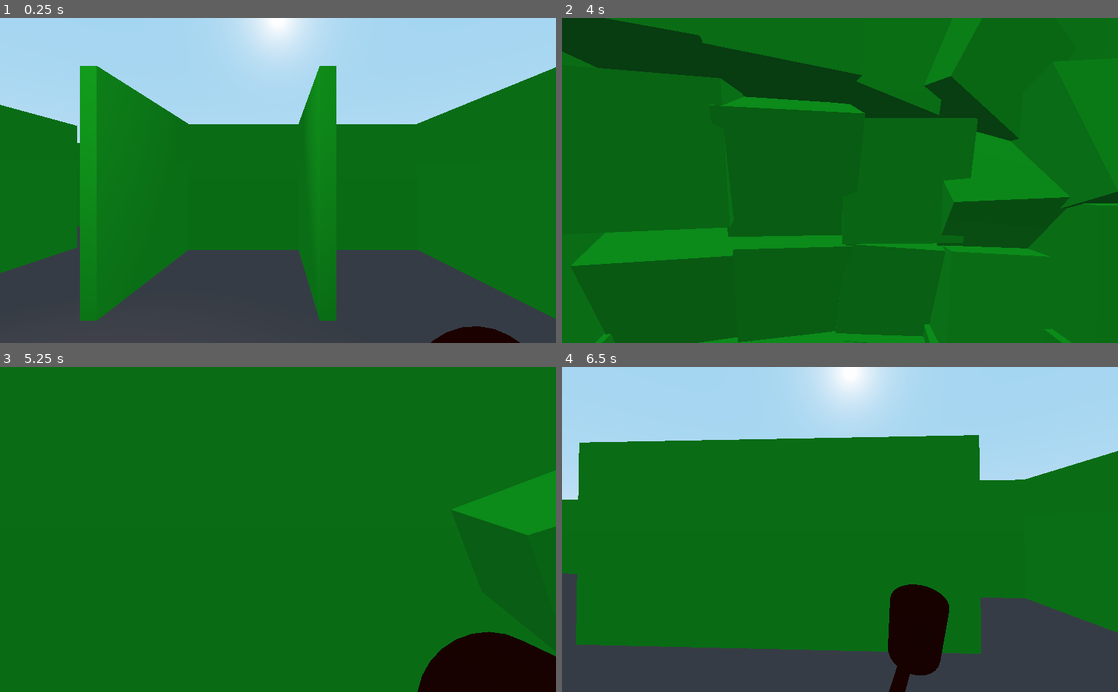
Above: before the commit, frames 1-4 (two rows, left to right).
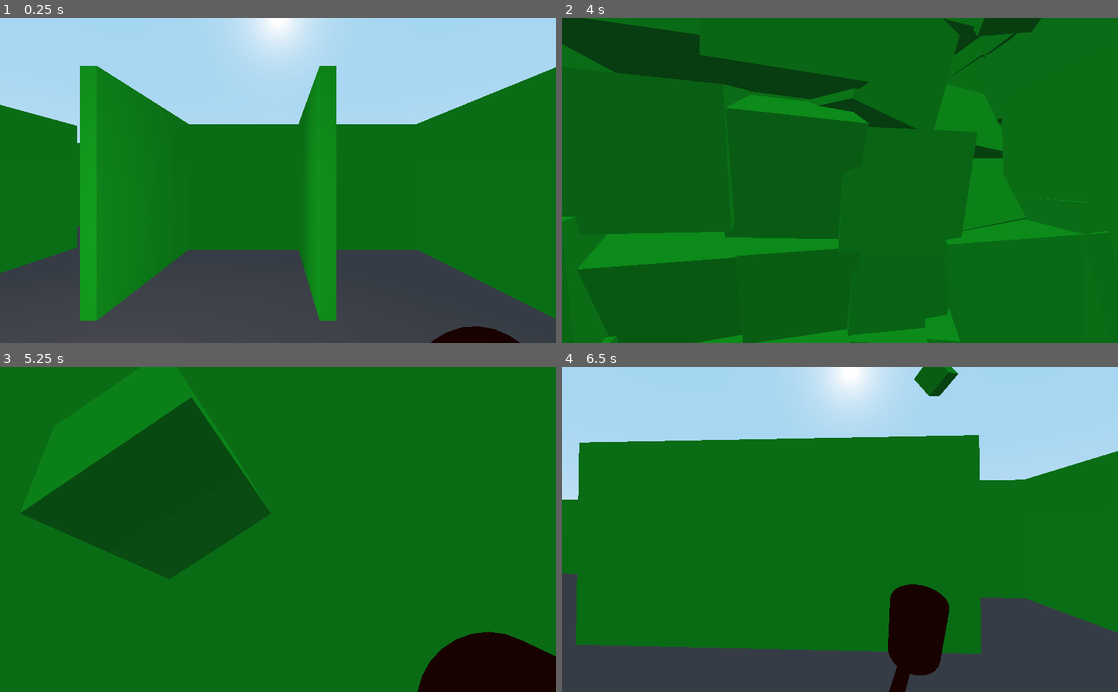
Above: after the commit, the same moments.

Repository: Gedas-S/what-minotaur
Game: Godot game, scene res://Maze.tscn
Two runs of this game, one before a commit and one after it. Both use one fixed random seed, a clock stepped at 60 frames per second and the inputs below.
Inputs (mouse positions are in pixels of both pictures, inside the frame that each line leads up to):
- Up to frame 1 (0.25 s): no input
- Up to frame 2 (4 s): tap Enter at 0.5 s; move the mouse to (867, 180) at 0.52 s; hold W from 0.53 s (still down); tap Shift every 0.75 s from 0.6 to 3.6 s; click (867, 180) at 0.67 s; tap Space at 0.77, 1.52, 2.75, 3.02, 3.77 s; move the mouse to (812, 180) at 1.27 s; move the mouse to (851, 174) at 2.02 s; move the mouse to (834, 187) at 2.77 s; click (834, 187) at 2.92 s; move the mouse to (878, 183) at 3.52 s
- Up to frame 3 (5.25 s): keep holding W; move the mouse to (233, 526) at 4.27 s; tap Shift at 4.35, 5.1 s; tap Space at 4.52 s; move the mouse to (283, 529) at 5.02 s; click (283, 529) at 5.17 s
- Up to frame 4 (6.5 s): move the mouse to (817, 523) at 5.77 s; release W at 5.78 s; hold D from 5.78 s (still down); tap Shift at 5.85 s; tap Space at 6.02 s

The runs differ from the first frame. In frame 1, 1.6% of the frame differs, in the area x 14-61%, y 63-94%; in frame 2, 12%; in frame 3, 15%, in the area x 3-100%, y 9-66%; in frame 4, 0.5%.

Commit message:
rolling segment

Diff:
--- a/Maze.tscn
+++ b/Maze.tscn
@@ -67,6 +67,7 @@
 size = Vector3( 100, 2, 100 )
 
 [node name="Maze" type="Spatial"]
+transform = Transform( 1, 0, 0, 0, 1, 0, 0, 0, 1, 0.0491059, 0, -0.0312815 )
 script = ExtResource( 1 )
 WallSegment = ExtResource( 2 )
 BreakableWall = ExtResource( 3 )
@@ -120,4 +121,4 @@
 material/0 = null
 
 [node name="Worm" parent="." instance=ExtResource( 5 )]
-transform = Transform( 1, 0, 0, 0, 1, 0, 0, 0, 1, -2.59957, 2.4033, 0 )
+transform = Transform( 1, 0, 0, 0, 1, 0, 0, 0, 1, -2.59957, 0.160631, 0 )
--- a/mobs/Segment.gd
+++ b/mobs/Segment.gd
@@ -3,9 +3,9 @@
 var follow_distance : float = 0
 
 func _ready():
-	self.follow_distance = self.get_node("CollisionShape").shape.radius + self.get_node("../CollisionShape").shape.radius
+	self.follow_distance = self.get_node("CollisionShape").shape.radius + self.get_node("../Worm/CollisionShape").shape.radius
 
 func _process(delta):
-	var direction : Vector3 = self.get_parent().global_transform.origin - self.global_transform.origin
-	var vector = direction * (direction.length() - self.follow_distance)
+	var direction : Vector3 = self.get_parent().get_node("Worm").global_transform.origin - self.global_transform.origin
+	var vector = direction * 5
 	self.add_central_force(vector)
--- a/mobs/Worm.tscn
+++ b/mobs/Worm.tscn
@@ -2,9 +2,6 @@
 
 [ext_resource path="res://mobs/Worm.gd" type="Script" id=1]
 [ext_resource path="res://mobs/Segment.gd" type="Script" id=2]
-
-[sub_resource type="SphereShape" id=1]
-radius = 0.4
 
 [sub_resource type="Gradient" id=2]
 offsets = PoolRealArray( 0, 0.280899, 0.505076, 0.739848, 1 )
@@ -15,57 +12,6 @@
 
 [sub_resource type="SpatialMaterial" id=4]
 albedo_texture = SubResource( 3 )
-
-[sub_resource type="SphereMesh" id=5]
-material = SubResource( 4 )
-flip_faces = true
-radius = 0.4
-height = 0.65
-
-[sub_resource type="SphereShape" id=6]
-radius = 0.3
-
-[sub_resource type="SphereMesh" id=7]
-material = SubResource( 4 )
-flip_faces = true
-radius = 0.3
-height = 0.5
-
-[sub_resource type="SphereShape" id=8]
-radius = 0.25
-
-[sub_resource type="SphereMesh" id=9]
-material = SubResource( 4 )
-flip_faces = true
-radius = 0.25
-height = 0.4
-
-[sub_resource type="SphereShape" id=10]
-radius = 0.18
-
-[sub_resource type="SphereMesh" id=11]
-material = SubResource( 4 )
-flip_faces = true
-radius = 0.18
-height = 0.3
-
-[sub_resource type="SphereShape" id=12]
-radius = 0.14
-
-[sub_resource type="SphereMesh" id=13]
-material = SubResource( 4 )
-flip_faces = true
-radius = 0.14
-height = 0.25
-
-[sub_resource type="SphereShape" id=14]
-radius = 0.1
-
-[sub_resource type="SphereMesh" id=15]
-material = SubResource( 4 )
-flip_faces = true
-radius = 0.1
-height = 0.2
 
 [sub_resource type="SphereMesh" id=16]
 material = SubResource( 4 )
@@ -95,15 +41,87 @@
 [sub_resource type="SphereShape" id=21]
 radius = 0.7
 
-[node name="Worm" type="KinematicBody"]
+[sub_resource type="SphereShape" id=1]
+radius = 0.4
+
+[sub_resource type="SphereMesh" id=5]
+material = SubResource( 4 )
+flip_faces = true
+radius = 0.4
+height = 0.65
+
+[sub_resource type="SphereShape" id=22]
+radius = 0.3
+
+[sub_resource type="SphereMesh" id=23]
+material = SubResource( 4 )
+flip_faces = true
+radius = 0.3
+height = 0.5
+
+[sub_resource type="SphereShape" id=24]
+radius = 0.25
+
+[sub_resource type="SphereMesh" id=25]
+material = SubResource( 4 )
+flip_faces = true
+radius = 0.25
+height = 0.4
+
+[sub_resource type="SphereShape" id=26]
+radius = 0.18
+
+[sub_resource type="SphereMesh" id=27]
+material = SubResource( 4 )
+flip_faces = true
+radius = 0.18
+height = 0.3
+
+[sub_resource type="SphereShape" id=12]
+radius = 0.14
+
+[sub_resource type="SphereMesh" id=13]
+material = SubResource( 4 )
+flip_faces = true
+radius = 0.14
+height = 0.25
+
+[sub_resource type="SphereShape" id=14]
+radius = 0.1
+
+[sub_resource type="SphereMesh" id=15]
+material = SubResource( 4 )
+flip_faces = true
+radius = 0.1
+height = 0.2
+
+[node name="Worm" type="Spatial"]
+
+[node name="Worm" type="KinematicBody" parent="."]
 collision_layer = 1024
 collision_mask = 1027
 script = ExtResource( 1 )
 
-[node name="Segment" type="KinematicBody" parent="."]
-transform = Transform( 1, 0, 0, 0, 1, 0, 0, 0, 1, -0.994, 0.4, 0 )
-collision_layer = 2048
-collision_mask = 2051
+[node name="Belly" type="MeshInstance" parent="Worm"]
+transform = Transform( 1, 0, 0, 0, 1, 0, 0, 0, 1, 0, 0.7, 0 )
+mesh = SubResource( 16 )
+material/0 = null
+
+[node name="Head" type="MeshInstance" parent="Worm/Belly"]
+transform = Transform( 1, 0, 0, 0, 1, 0, 0, 0, 1, 0.00360304, 0.159315, 0 )
+mesh = SubResource( 20 )
+material/0 = null
+
+[node name="OmniLight" type="OmniLight" parent="Worm/Belly/Head"]
+
+[node name="CollisionShape" type="CollisionShape" parent="Worm"]
+transform = Transform( 1, 0, 0, 0, -4.37114e-008, -1, 0, 1, -4.37114e-008, 0, 0.7, 0 )
+shape = SubResource( 21 )
+
+[node name="Segment" type="RigidBody" parent="."]
+transform = Transform( 1, 0, 0, 0, 1, 0, 0, 0, 1, -1.10046, 0.4, 0 )
+collision_layer = 1024
+collision_mask = 1027
 script = ExtResource( 2 )
 
 [node name="CollisionShape" type="CollisionShape" parent="Segment"]
@@ -113,43 +131,43 @@
 mesh = SubResource( 5 )
 material/0 = null
 
-[node name="Segment" type="KinematicBody" parent="Segment"]
-transform = Transform( 1, 0, 0, 0, 1, 0, 0, 0, 1, -0.680267, -0.118708, 0 )
+[node name="Segment" type="RigidBody" parent="Segment"]
+transform = Transform( 1, 0, 0, 0, 1, 0, 0, 0, 1, -0.741277, -0.118708, 0 )
 collision_layer = 1024
 collision_mask = 1027
 
 [node name="CollisionShape" type="CollisionShape" parent="Segment/Segment"]
-shape = SubResource( 6 )
+shape = SubResource( 22 )
 
 [node name="MeshInstance" type="MeshInstance" parent="Segment/Segment"]
-mesh = SubResource( 7 )
+mesh = SubResource( 23 )
 material/0 = null
 
-[node name="Segment" type="KinematicBody" parent="Segment/Segment"]
+[node name="Segment" type="RigidBody" parent="Segment/Segment"]
 transform = Transform( 1, 0, 0, 0, 1, 0, 0, 0, 1, -0.532322, -0.045885, 0 )
 collision_layer = 2048
 collision_mask = 2051
 
 [node name="CollisionShape" type="CollisionShape" parent="Segment/Segment/Segment"]
-shape = SubResource( 8 )
+shape = SubResource( 24 )
 
 [node name="MeshInstance" type="MeshInstance" parent="Segment/Segment/Segment"]
-mesh = SubResource( 9 )
+mesh = SubResource( 25 )
 material/0 = null
 
-[node name="Segment" type="KinematicBody" parent="Segment/Segment/Segment"]
+[node name="Segment" type="RigidBody" parent="Segment/Segment/Segment"]
 transform = Transform( 1, 0, 0, 0, 1, 0, 0, 0, 1, -0.422603, -0.0871823, 0 )
 collision_layer = 1024
 collision_mask = 1027
 
 [node name="CollisionShape" type="CollisionShape" parent="Segment/Segment/Segment/Segment"]
-shape = SubResource( 10 )
+shape = SubResource( 26 )
 
 [node name="MeshInstance" type="MeshInstance" parent="Segment/Segment/Segment/Segment"]
-mesh = SubResource( 11 )
+mesh = SubResource( 27 )
 material/0 = null
 
-[node name="Segment" type="KinematicBody" parent="Segment/Segment/Segment/Segment"]
+[node name="Segment" type="RigidBody" parent="Segment/Segment/Segment/Segment"]
 transform = Transform( 1, 0, 0, 0, 1, 0, 0, 0, 1, -0.312537, -0.0377502, 0 )
 collision_layer = 2048
 collision_mask = 2051
@@ -161,7 +179,7 @@
 mesh = SubResource( 13 )
 material/0 = null
 
-[node name="Segment" type="KinematicBody" parent="Segment/Segment/Segment/Segment/Segment"]
+[node name="Segment" type="RigidBody" parent="Segment/Segment/Segment/Segment/Segment"]
 transform = Transform( 1, 0, 0, 0, 1, 0, 0, 0, 1, -0.229262, -0.0306597, 0 )
 collision_layer = 1024
 collision_mask = 1027
@@ -172,19 +190,3 @@
 [node name="MeshInstance" type="MeshInstance" parent="Segment/Segment/Segment/Segment/Segment/Segment"]
 mesh = SubResource( 15 )
 material/0 = null
-
-[node name="Belly" type="MeshInstance" parent="."]
-transform = Transform( 1, 0, 0, 0, 1, 0, 0, 0, 1, 0, 0.7, 0 )
-mesh = SubResource( 16 )
-material/0 = null
-
-[node name="Head" type="MeshInstance" parent="Belly"]
-transform = Transform( 1, 0, 0, 0, 1, 0, 0, 0, 1, 0.00360304, 0.159315, 0 )
-mesh = SubResource( 20 )
-material/0 = null
-
-[node name="OmniLight" type="OmniLight" parent="Belly/Head"]
-
-[node name="CollisionShape" type="CollisionShape" parent="."]
-transform = Transform( 1, 0, 0, 0, -4.37114e-008, -1, 0, 1, -4.37114e-008, 0, 0.7, 0 )
-shape = SubResource( 21 )
